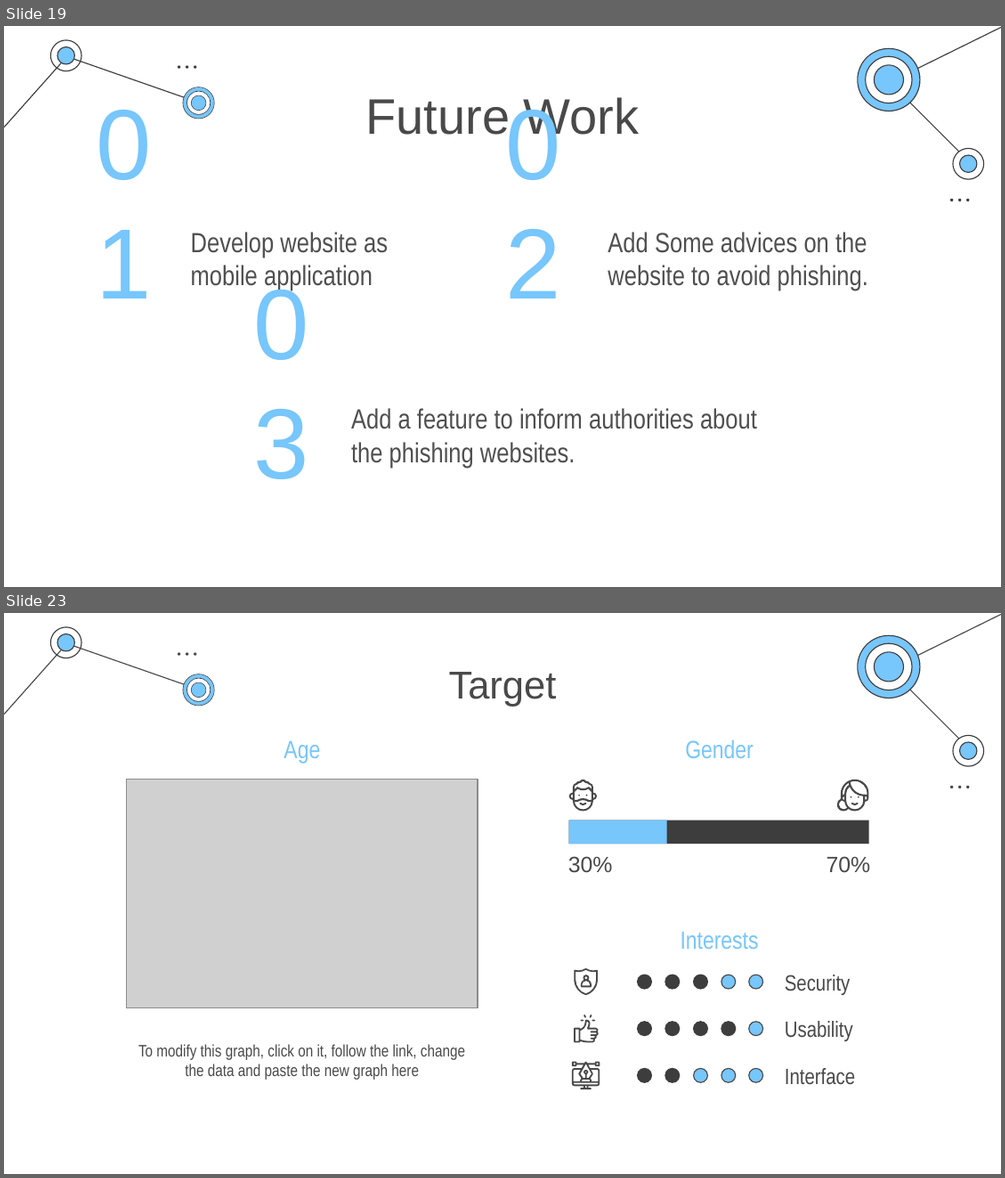
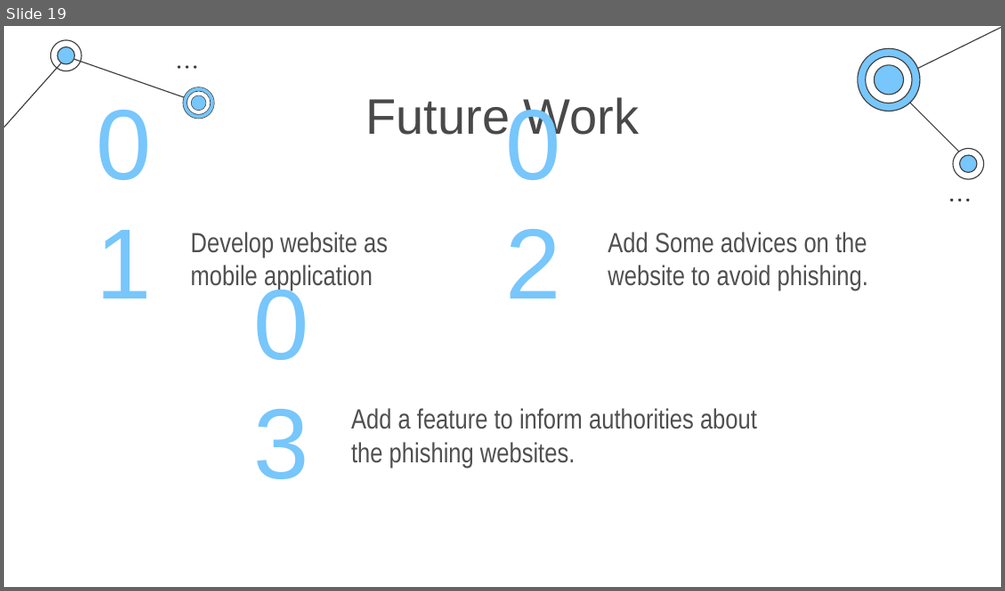
Before and after one commit to Tuwaiq-Data-Science-Bootcamp-V2/Capstone_Project, a slide deck: SecureClick-Presentation.pptx. Shown one above the other, each under a label of ours: slides 19 and 23 before the commit, slide 19 after it; the slides between them are not shown. The pictures are 1005x1178 and 1005x591 pixels, drawn with LibreOffice and Linux fonts; fonts in the diff are those of the drawing; grey boxes stand for pictures. Boxes give left, top, right and bottom in pixels: in the first picture for what was removed or moved away, otherwise in the second. Text is boxed around its words. In the diff, an @@ line names an element or a change of style, - is before the commit and + after.

```diff
--- a/SecureClick-Presentation.pptx
+++ b/SecureClick-Presentation.pptx
@@ slide 23 removed at [4,613,1001,1174], background #FFFFFF; not listed: 19 template elements that a slide beside it also shows @@
@@ line removed from (1001, 614) to (892, 668) @@
@@ line removed from (4, 714) to (68, 643) @@
@@ line removed from (68, 644) to (200, 690) @@
@@ ellipse removed at [178,653,180,656] @@
@@ ellipse removed at [186,653,188,656] @@
@@ ellipse removed at [194,653,196,656] @@
@@ title removed at [449,672,557,706] @@
-Target
@@ line removed from (968, 747) to (888, 668) @@
@@ text removed at [283,741,320,763] @@
-Age
@@ text removed at [685,739,752,758] @@
-Gender
@@ picture removed at [127,779,477,1008] @@
@@ group removed at [569,779,597,811]: 4 freeform shapes @@
@@ ellipse removed at [950,786,953,788] @@
@@ ellipse removed at [958,786,961,788] @@
@@ ellipse removed at [966,786,969,788] @@
@@ rectangle removed at [568,819,869,844] @@
@@ rectangle removed at [569,820,667,844] @@
@@ group removed at [837,779,869,811]: 4 freeform shapes @@
@@ text removed at [568,856,613,873] @@
-30%
@@ text removed at [826,856,871,872] @@
-70%
@@ text removed at [680,932,759,949] @@
-Interests
@@ freeform shape removed at [574,968,599,995] @@
@@ freeform shape removed at [580,975,591,988] @@
@@ group removed at [637,975,762,989]: 5 ellipses @@
@@ text removed at [785,974,850,995] @@
-Security
@@ group removed at [574,1014,599,1043]: 5 freeform shapes @@
@@ group removed at [637,1022,762,1036]: 5 ellipses @@
@@ text removed at [785,1021,853,1041] @@
-Usability
@@ text removed at [138,1044,465,1079] @@
-To modify this graph, click on it, follow the link, change the data and paste the new graph here
@@ freeform shape removed at [572,1062,600,1089] @@
@@ group removed at [637,1069,762,1083]: 5 ellipses @@
@@ text removed at [785,1068,855,1085] @@
-Interface
```
Also in this commit, not shown: 2 slides changed, 12 other slides removed.
